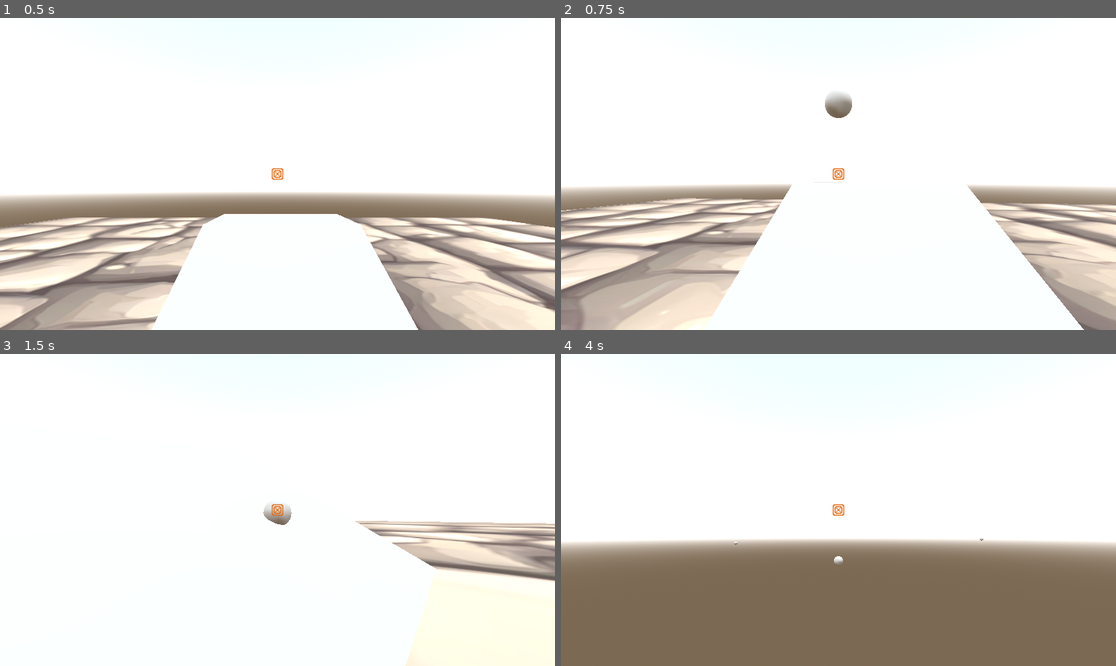
Above: before the commit, frames 1-4 (two rows, left to right).
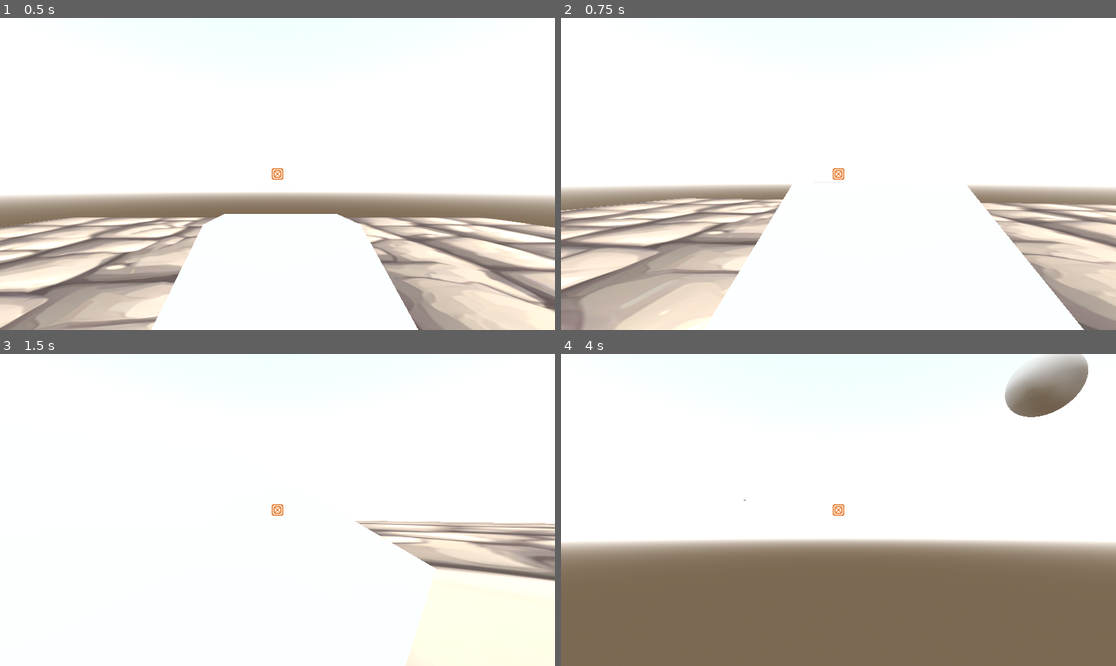
Above: after the commit, the same moments.

Repository: Aurora-Veill/3d-fps-deck-builder
Game: Godot game, scene res://node_3d.tscn
Same seed, same stepped clock (60 frames per second), same inputs: the game is played once before the commit and once after it. The engine's default icon, where the game draws it, is replaced by a stand-in: a white triangle on a blue panel in a dark square.
Inputs (mouse positions are in pixels of both pictures, inside the frame that each line leads up to):
- Up to frame 1 (0.5 s): no input
- Up to frame 2 (0.75 s): move the mouse to (832, 180) at 0.52 s; hold W (forward) from 0.53 s (still down); click (832, 180) at 0.6 s
- Up to frame 3 (1.5 s): keep holding W (forward); tap Space (jump) at 0.77 s; move the mouse to (316, 513) at 1.27 s; click (316, 513) at 1.35 s
- Up to frame 4 (4 s): tap Space (jump) at 1.52, 3.02, 3.5, 3.77 s; move the mouse to (794, 506) at 2.02 s; right-click (794, 506) at 2.1 s; click (794, 506) at 2.3 s; tap Enter at 2.75 s; move the mouse to (844, 510) at 2.77 s; release W (forward) at 2.78 s; hold Q (cycle_card_left) 2.78-3.53 s; click (844, 510) at 2.85 s; move the mouse to (816, 503) at 3.52 s; hold W (forward) from 3.53 s (still down); click (816, 503) at 3.6 s

Frame 1 is identical in both runs. In frame 2, 0.3% of the frame differs, in the area x 47-53%, y 24-33%; in frame 3, 0.2%; in frame 4, 2.2%, in the area x 31-95%, y 0-68%.

Commit message:
spawn enemies infinitely, give enemy projectiles

Diff:
--- a/Enemy.gd
+++ b/Enemy.gd
@@ -8,6 +8,7 @@
 @export var target := Node3D
 var gravity = ProjectSettings.get_setting("physics/3d/default_gravity")
 var hp = 2
+var projectile = preload("res://projectile.tscn")
 @onready var nav = $navigator
 func _physics_process(delta):
 	# Add the gravity.
@@ -18,7 +19,15 @@
 	direction = (nav.get_next_path_position() - global_position).normalized()
 	velocity = velocity.lerp(direction * SPEED, delta)
 	move_and_slide()
+	if target.position.distance_to(position) < 100:
+		attack(projectile)
 
+func attack(projectile: PackedScene) -> void:
+		var atk = projectile.instantiate()
+		atk.position = position
+		atk.direction = (target.position - position).normalized()
+		atk.maker = self
+		get_parent().add_child(atk)
 
 func _on_hp_on_death():
 	queue_free() # Replace with function body.
--- a/Projectile_charge.gd
+++ b/Projectile_charge.gd
@@ -2,24 +2,21 @@
 
 @export var accel = 1.1
 @export var lifetime = 120
-var direction = Vector3.ZERO
-var dmg = 1
+var dmg = 2
 var maker := CharacterBody3D
 var pVel = Vector3.ZERO
 var velocity
 var hasSet = false
+var pierce = 2
+var hi = 0
 func _ready():
 	set_as_top_level(true)
 
 
 # Called every frame. 'delta' is the elapsed time since the previous frame.
 func _physics_process(delta: float) -> void:
-	if !hasSet and direction != Vector3.ZERO:
-		pVel = direction.normalized() / 1000
-		hasSet = true
-		print(direction)
 	pVel = pVel * accel
-	velocity = direction * pVel
+	velocity = pVel
 	position += velocity
 	lifetime -= 1
 	if lifetime <= 0:
@@ -27,12 +24,18 @@
 
 
 
-func _on_area_3d_body_entered(body):
-	if body != maker and body.has_node("HP"):
-		body.get_node("HP").take_dmg(dmg)
-		queue_free()
-
 
 func _on_area_3d_body_shape_entered(_body_rid, body, _body_shape_index, _local_shape_index):
 	if body != maker:
-		queue_free() # Replace with function body.
+		if body.has_node("HP"):
+			print(hi)
+			body.get_node("HP").take_dmg(dmg)
+			pierce -= 1
+			if pierce <= 0:
+				print(hi + hi)
+				queue_free()
+		else:
+			queue_free()
+
+func set_dir(dir):
+	pVel = dir.normalized() / 1000
--- a/bullet.gd
+++ b/bullet.gd
@@ -27,3 +27,6 @@
 func _on_area_3d_body_shape_entered(_body_rid, body, _body_shape_index, _local_shape_index):
 	if body != maker:
 		queue_free() # Replace with function body.
+
+func set_dir(dir):
+	direction = dir
--- a/movement.gd
+++ b/movement.gd
@@ -4,7 +4,7 @@
 const JUMP_VELOCITY = 9
 
 var gravity = ProjectSettings.get_setting("physics/3d/default_gravity")
-var projectile = preload("res://projectile.tscn")
+var projectile = preload("res://projectile_charge.tscn")
 var hp = 100
 @onready var cameraf = $fpv
 var hand = Array()
@@ -67,7 +67,7 @@
 func attack(projectile: PackedScene) -> void:
 	var atk = projectile.instantiate()
 	atk.position = position
-	atk.direction = -cameraf.get_global_transform().basis.z
+	atk.set_dir(-cameraf.get_global_transform().basis.z)
 	atk.maker = self
 	get_parent().add_child(atk)
 
--- /dev/null
+++ b/node_3d.gd
@@ -0,0 +1,18 @@
+extends Node3D
+var enemy = preload("res://Enemy.tscn")
+@onready var spawns = $Spawns.get_children()
+# Called when the node enters the scene tree for the first time.
+func _ready():
+	pass # Replace with function body.
+
+
+# Called every frame. 'delta' is the elapsed time since the previous frame.
+func _process(delta):
+	pass
+
+
+func _on_timer_timeout():
+	var enem = enemy.instantiate()
+	enem.position = spawns[(randi() % spawns.size())].position
+	enem.target = $PC
+	add_child(enem)
--- a/node_3d.tscn
+++ b/node_3d.tscn
@@ -1,8 +1,9 @@
-[gd_scene load_steps=12 format=3 uid="uid://c087l7ltwvq5r"]
+[gd_scene load_steps=13 format=3 uid="uid://c087l7ltwvq5r"]
 
 [ext_resource type="Texture2D" uid="uid://dqj6iapirjnh8" path="res://Free_pixel_tiles_pack/cobblestone_1.png" id="1_55pi2"]
 [ext_resource type="Texture2D" uid="uid://e2uq5mapky4f" path="res://icon.svg" id="1_b2q67"]
 [ext_resource type="PackedScene" uid="uid://cof1cf5gtmex" path="res://character_body_3d.tscn" id="1_scl8b"]
+[ext_resource type="Script" path="res://node_3d.gd" id="1_yoqtr"]
 [ext_resource type="PackedScene" uid="uid://ucq1aph8j4pn" path="res://Enemy.tscn" id="4_gy7lr"]
 [ext_resource type="Texture2D" uid="uid://bb0nxf4u4vnl0" path="res://aim reticle.png" id="5_vbrxr"]
 
@@ -30,6 +31,7 @@
 albedo_texture = ExtResource("1_55pi2")
 
 [node name="Node3D" type="Node3D"]
+script = ExtResource("1_yoqtr")
 
 [node name="PC" parent="." instance=ExtResource("1_scl8b")]
 transform = Transform3D(1, 0, 0, 0, 1, 0, 0, 0, 1, 0, 9.45815, 0)
@@ -92,3 +94,35 @@
 [node name="Sprite2D" type="Sprite2D" parent="Control/BoxContainer"]
 scale = Vector2(2, 2)
 texture = ExtResource("5_vbrxr")
+
+[node name="Timer" type="Timer" parent="."]
+wait_time = 5.0
+autostart = true
+
+[node name="Spawns" type="Node" parent="."]
+
+[node name="Node3D" type="Node3D" parent="Spawns"]
+transform = Transform3D(1, 0, 0, 0, 1, 0, 0, 0, 1, 0, 1, 37.353)
+
+[node name="Node3D2" type="Node3D" parent="Spawns"]
+transform = Transform3D(1, 0, 0, 0, 1, 0, 0, 0, 1, 0, 1, -35.4757)
+
+[node name="Node3D3" type="Node3D" parent="Spawns"]
+transform = Transform3D(1, 0, 0, 0, 1, 0, 0, 0, 1, 31.7478, 1, -35.4757)
+
+[node name="Node3D4" type="Node3D" parent="Spawns"]
+transform = Transform3D(1, 0, 0, 0, 1, 0, 0, 0, 1, 31.7478, 1, 32.5641)
+
+[node name="Node3D5" type="Node3D" parent="Spawns"]
+transform = Transform3D(1, 0, 0, 0, 1, 0, 0, 0, 1, -36.1603, 1, 32.5641)
+
+[node name="Node3D6" type="Node3D" parent="Spawns"]
+transform = Transform3D(1, 0, 0, 0, 1, 0, 0, 0, 1, -36.1603, 1, -3.84732)
+
+[node name="Node3D7" type="Node3D" parent="Spawns"]
+transform = Transform3D(1, 0, 0, 0, 1, 0, 0, 0, 1, 34.2521, 1, -3.84732)
+
+[node name="Node3D8" type="Node3D" parent="Spawns"]
+transform = Transform3D(1, 0, 0, 0, 1, 0, 0, 0, 1, -35.4191, 1, -31.4061)
+
+[connection signal="timeout" from="Timer" to="." method="_on_timer_timeout"]
